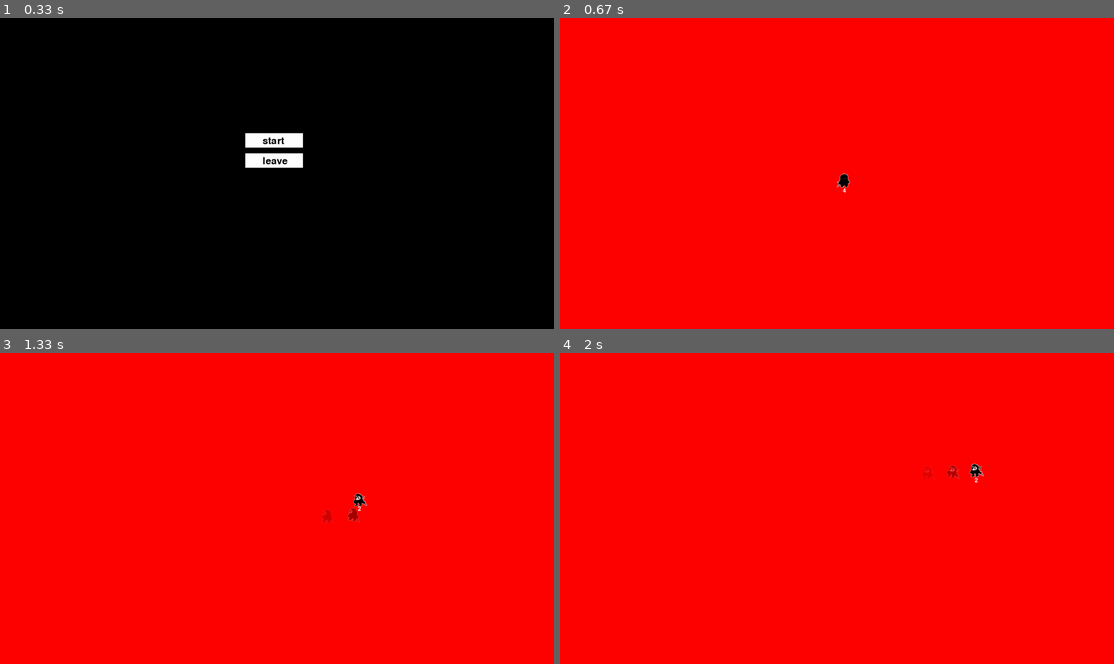
Above: before the commit, frames 1-4 (two rows, left to right).
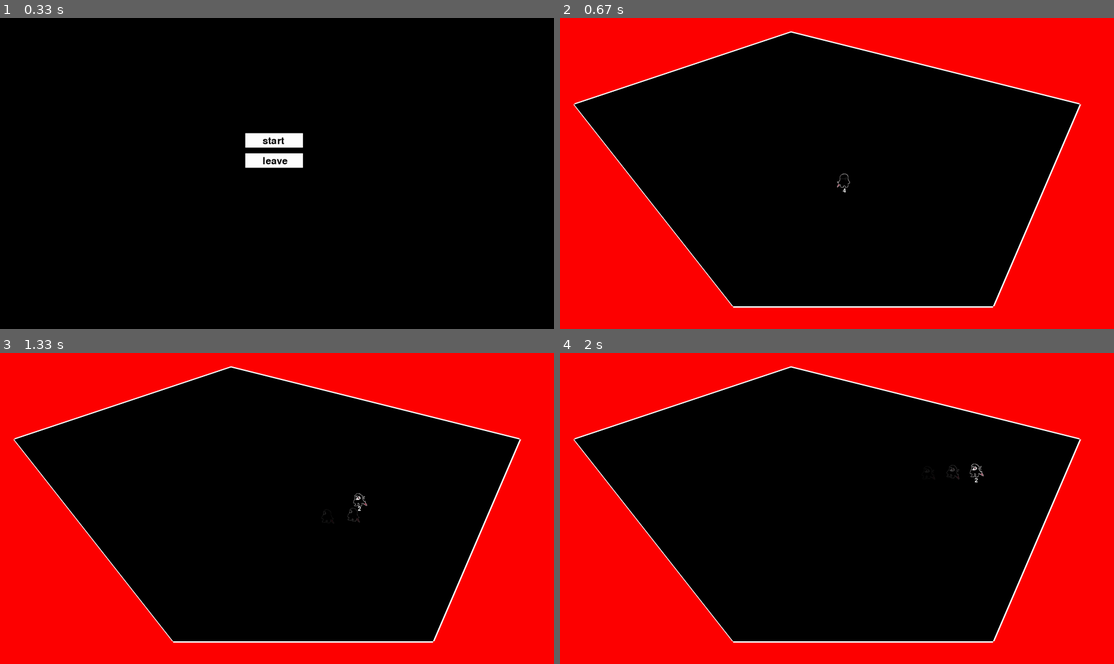
Above: after the commit, the same moments.

Repository: myatnyi/pygame-project
Game: pygame game, started from main.py
Two runs of this game, one before a commit and one after it. Both use one fixed random seed, a clock stepped at 60 frames per second and the inputs below.
Inputs (mouse positions are in pixels of both pictures, inside the frame that each line leads up to):
- Up to frame 1 (0.33 s): no input
- Up to frame 2 (0.67 s): click "start" at 0.38 s
- Up to frame 3 (1.33 s): hold Right 0.67-1.13 s; move the mouse to (254, 424) at 0.7 s; hold Up from 1.17 s (still down); move the mouse to (332, 530) at 1.2 s
- Up to frame 4 (2 s): release Up at 1.47 s; hold Right 1.5-1.97 s; move the mouse to (792, 496) at 1.53 s

Frame 1 is identical in both runs. In frame 2, 56% of the frame differs, in the area x 2-95%, y 4-94%; in frame 3, 56%; in frame 4, 56%.

Commit message:
floor and borders

Diff:
--- /dev/null
+++ b/levels/level1.txt
@@ -0,0 +1,4 @@
+50 50
+1850 50
+1850 1000
+50 1000
--- /dev/null
+++ b/levels/level2.txt
@@ -0,0 +1,3 @@
+600 100
+1800 1000
+50 1000
--- /dev/null
+++ b/levels/level3.txt
@@ -0,0 +1,5 @@
+50 300
+800 50
+1800 300
+1500 1000
+600 1000
--- a/main.py
+++ b/main.py
@@ -11,6 +11,25 @@
 screen = pygame.display.set_mode(size)
 clock = pygame.time.Clock()
 DEBUG = True
+
+class Level:
+    def __init__(self, filename):
+        self.filename = filename
+
+    def read_file(self):
+        list_coords = []
+        with open(os.path.join(os.getcwd(), 'levels', self.filename), 'r') as file:
+            for line in file.readlines():
+                coords = [int(num) for num in line.split()]
+                list_coords.append(coords)
+
+        return list_coords
+
+    def draw_border(self, coords):
+        border = pygame.draw.lines(screen, 'white', True, coords, 10)
+        pygame.draw.polygon(screen, 'black', coords)
+
+
 class PlayerSM(Enum):
     IDLE = 0
     WALK = 1
@@ -288,8 +307,6 @@
         if pygame.mouse.get_pressed()[0] == 1 and rect.collidepoint(pos):
             STATE = self.state
         print_text(self.message, self.x + 60, self.y + 10)
-    def update(self):
-        pass
 
 
 
@@ -322,7 +339,9 @@
         for event in pygame.event.get():
             if event.type == pygame.QUIT or event.type == pygame.KEYDOWN and event.key == pygame.K_ESCAPE:
                 terminate()
+
         screen.fill('red')
+        Level('level3.txt').draw_border(Level('level3.txt').read_file())
 
         all_sprites.update()
 
